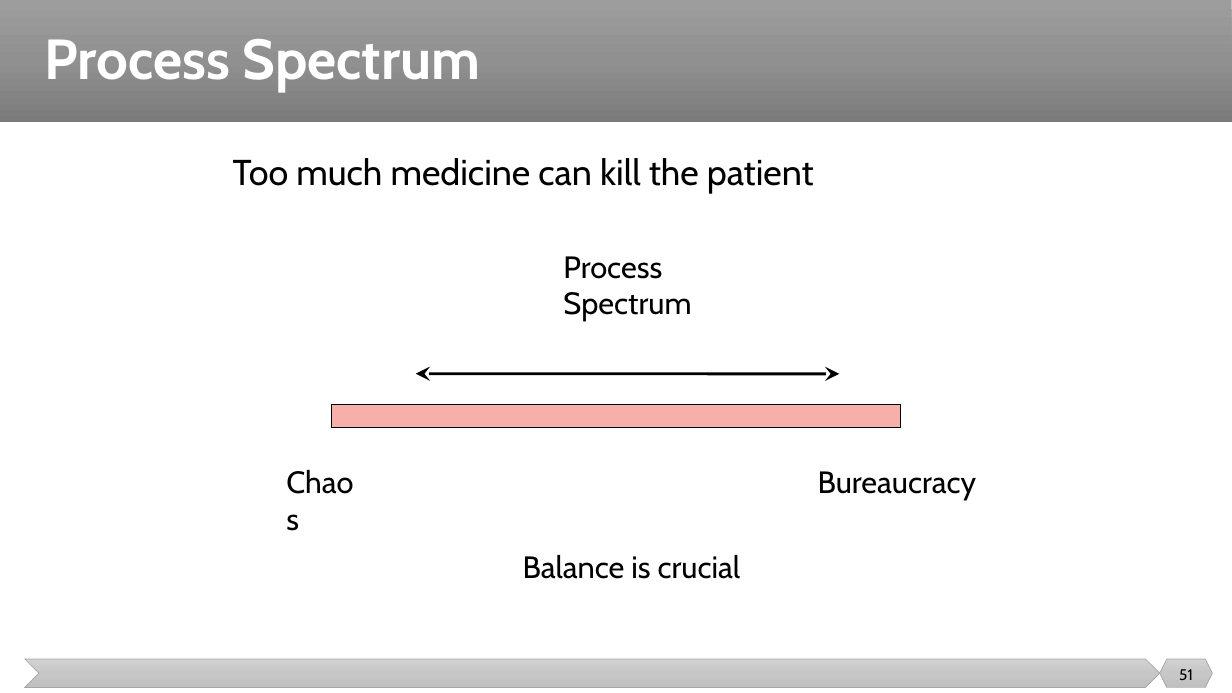
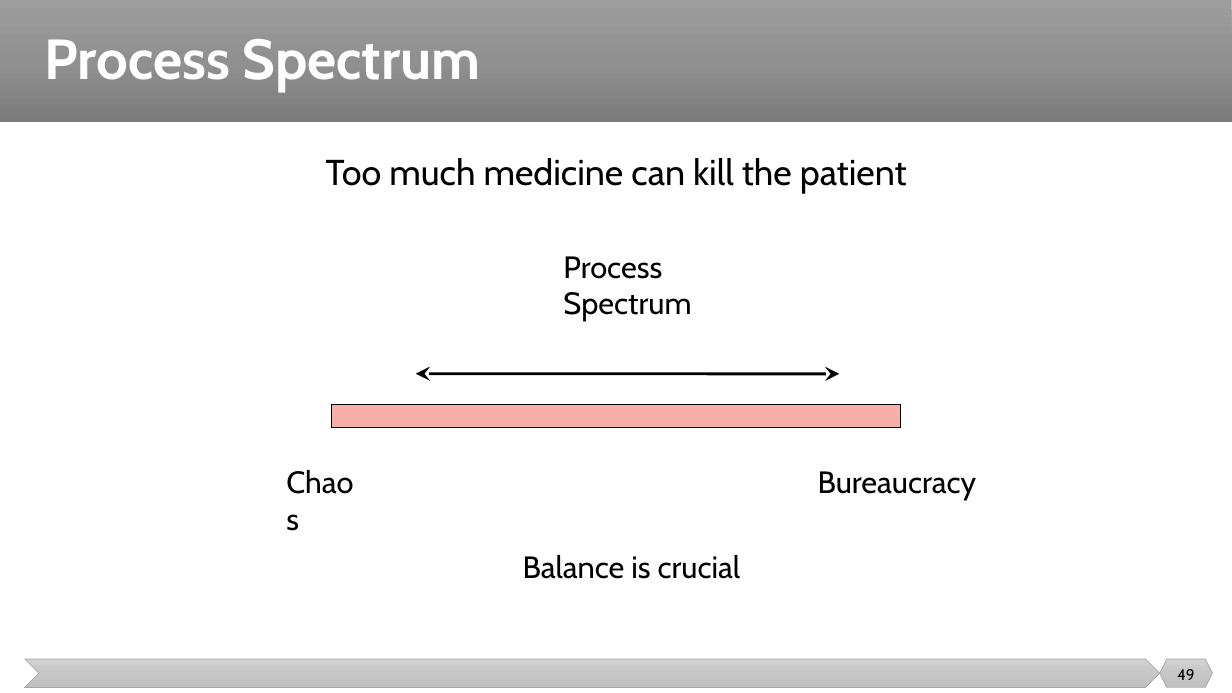
Before and after one commit to malenezi/malenezi, a slide deck: slide 49 of SE423/Lectures/7-Quality/Quality.pptx (slide 51 before the commit). Drawn at 1232x693 pixels with LibreOffice and Linux fonts; fonts in the diff are those of the drawing. Boxes give left, top, right and bottom in pixels: in the first picture for what was removed or moved away, otherwise in the second. Text is boxed around its words. In the diff, an @@ line names an element or a change of style, - is before the commit and + after.

```diff
--- a/SE423/Lectures/7-Quality/Quality.pptx
+++ b/SE423/Lectures/7-Quality/Quality.pptx
@@ text "Too much medicine can kill ..." at [326,158,907,194]: alignment left to centre @@
@@ page number at [1177,669,1194,680]: text changed @@
-51
+49
```
Also in this commit, not shown: 10 other slides changed, 2 slides removed.
